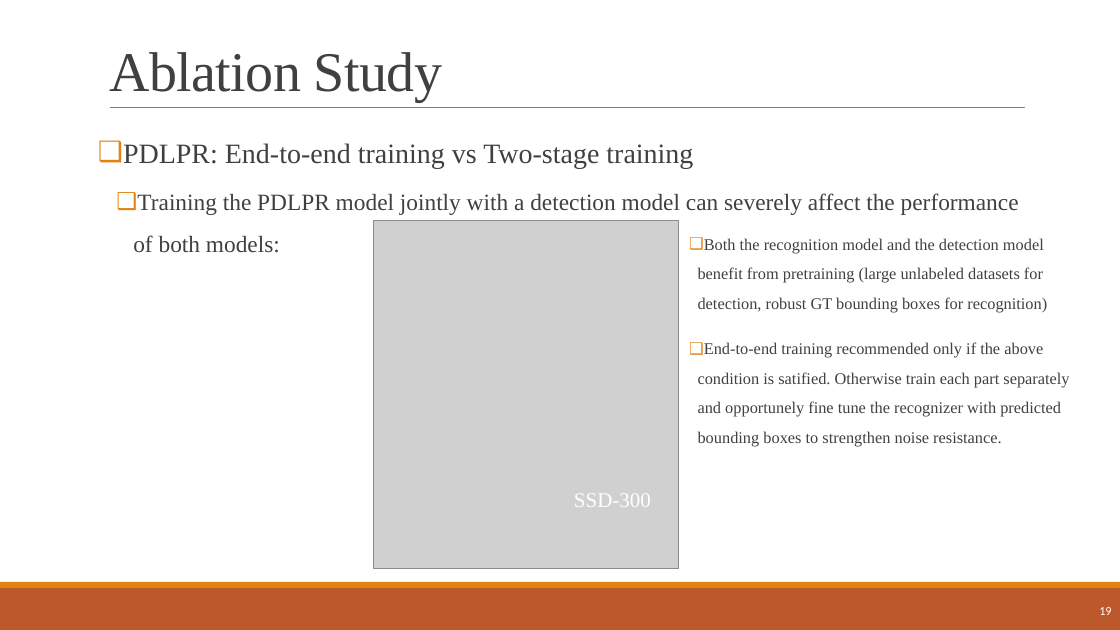
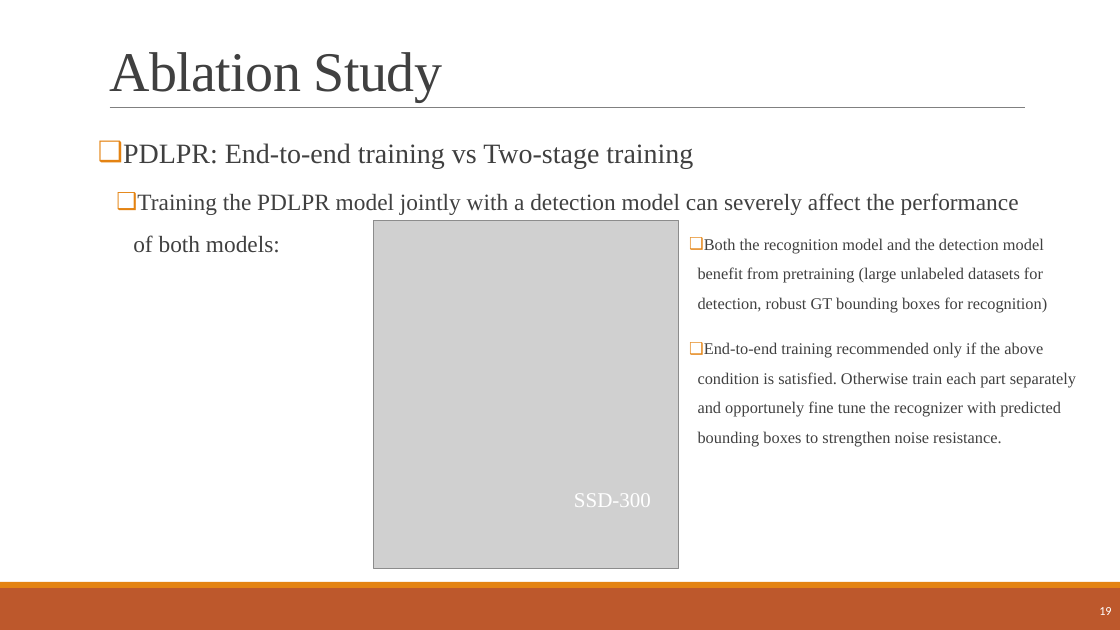
Before and after one commit to andrea-dalessio/CVProject4_final, a slide deck: slide 19 of presentation_CV_Final.pptx. Drawn at 1120x630 pixels with LibreOffice and Linux fonts; fonts in the diff are those of the drawing; grey boxes stand for pictures. Boxes give left, top, right and bottom in pixels: in the first picture for what was removed or moved away, otherwise in the second. Text is boxed around its words. In the diff, an @@ line names an element or a change of style, - is before the commit and + after.

Commit message:
Updated presentation

```diff
--- a/presentation_CV_Final.pptx
+++ b/presentation_CV_Final.pptx
@@ text at [698, 342, 1076, 447]: text changed @@
-❑ End-to-end training recommended only if the above condition is satified. Otherwise train each part separately and opportunely fine tune the recognizer with predicted bounding boxes to strengthen noise resistance.
+❑ End-to-end training recommended only if the above condition is satisfied. Otherwise train each part separately and opportunely fine tune the recognizer with predicted bounding boxes to strengthen noise resistance.
```
Also in this commit, not shown: 5 other slides changed, 1 slide added, 1 slide removed, 1 other file.
